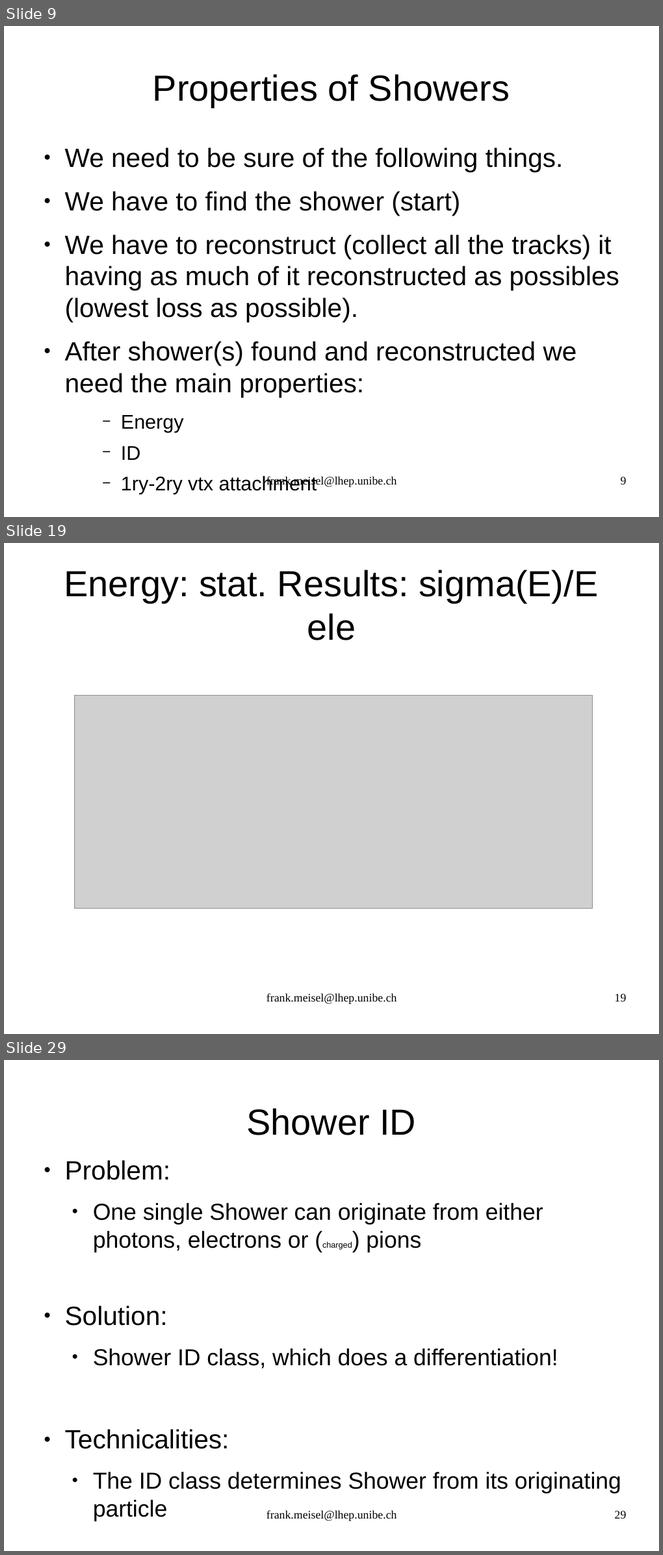
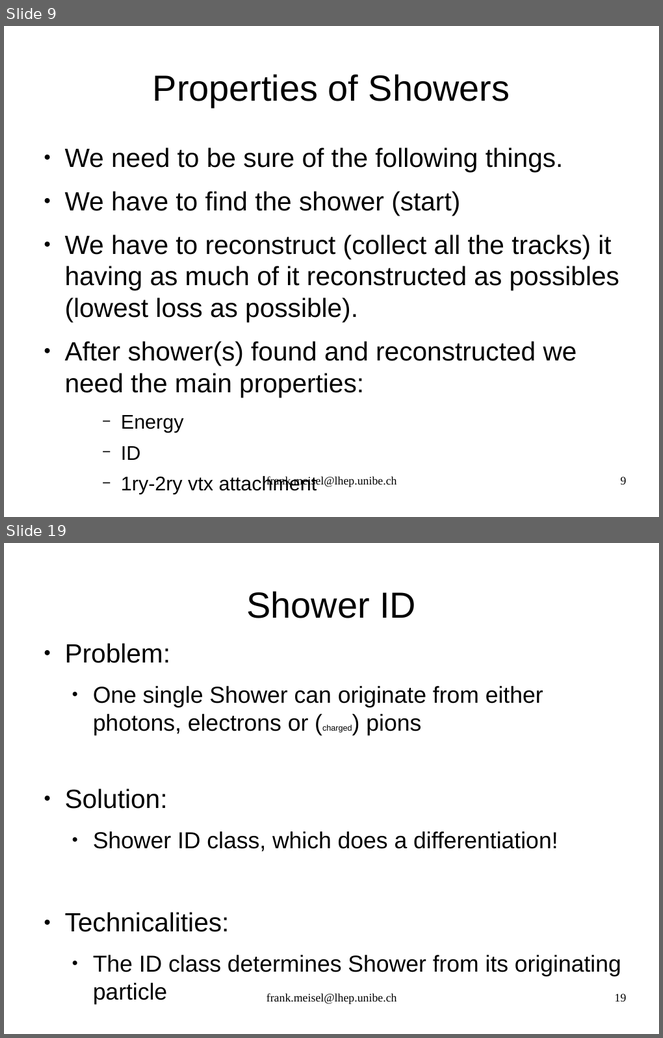
Before and after one commit to antonioiuliano2/fedra, a slide deck: src/libShower/documentation/libShowerMANUAL.odp. Shown one above the other, each under a label of ours: slides 9, 19 and 29 before the commit, slides 9 and 19 after it; the slides between them are not shown. The pictures are 663x1555 and 663x1038 pixels, drawn with LibreOffice and Linux fonts; fonts in the diff are those of the drawing; grey boxes stand for pictures. Boxes give left, top, right and bottom in pixels: in the first picture for what was removed or moved away, otherwise in the second. Text is boxed around its words. In the diff, an @@ line names an element or a change of style, - is before the commit and + after.

```diff
--- a/src/libShower/documentation/libShowerMANUAL.odp
+++ b/src/libShower/documentation/libShowerMANUAL.odp
@@ slide 19 removed at bbox=[4, 543, 659, 1034], background #FFFFFF @@
@@ title removed at bbox=[64, 570, 598, 641] @@
-Energy: stat. Results: sigma(E)/E
-ele
@@ picture removed at bbox=[74, 695, 593, 909] @@
@@ text removed at bbox=[267, 993, 397, 1005] @@
-frank.meisel@lhep.unibe.ch
@@ page number removed at bbox=[615, 994, 627, 1002] @@
-19
@@ what was slide 29 is now slide 19 @@
@@ page number at bbox=[615, 994, 627, 1002]: text changed @@
-29
+19
```
Also in this commit, not shown: 19 slides changed, 4 slides added, 11 other slides removed, 3 other files.
